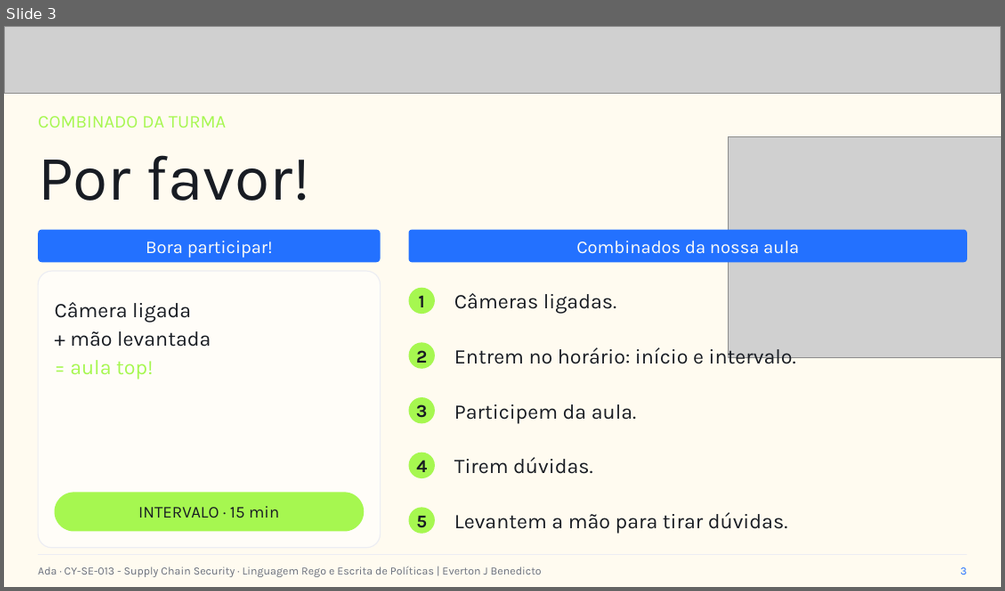
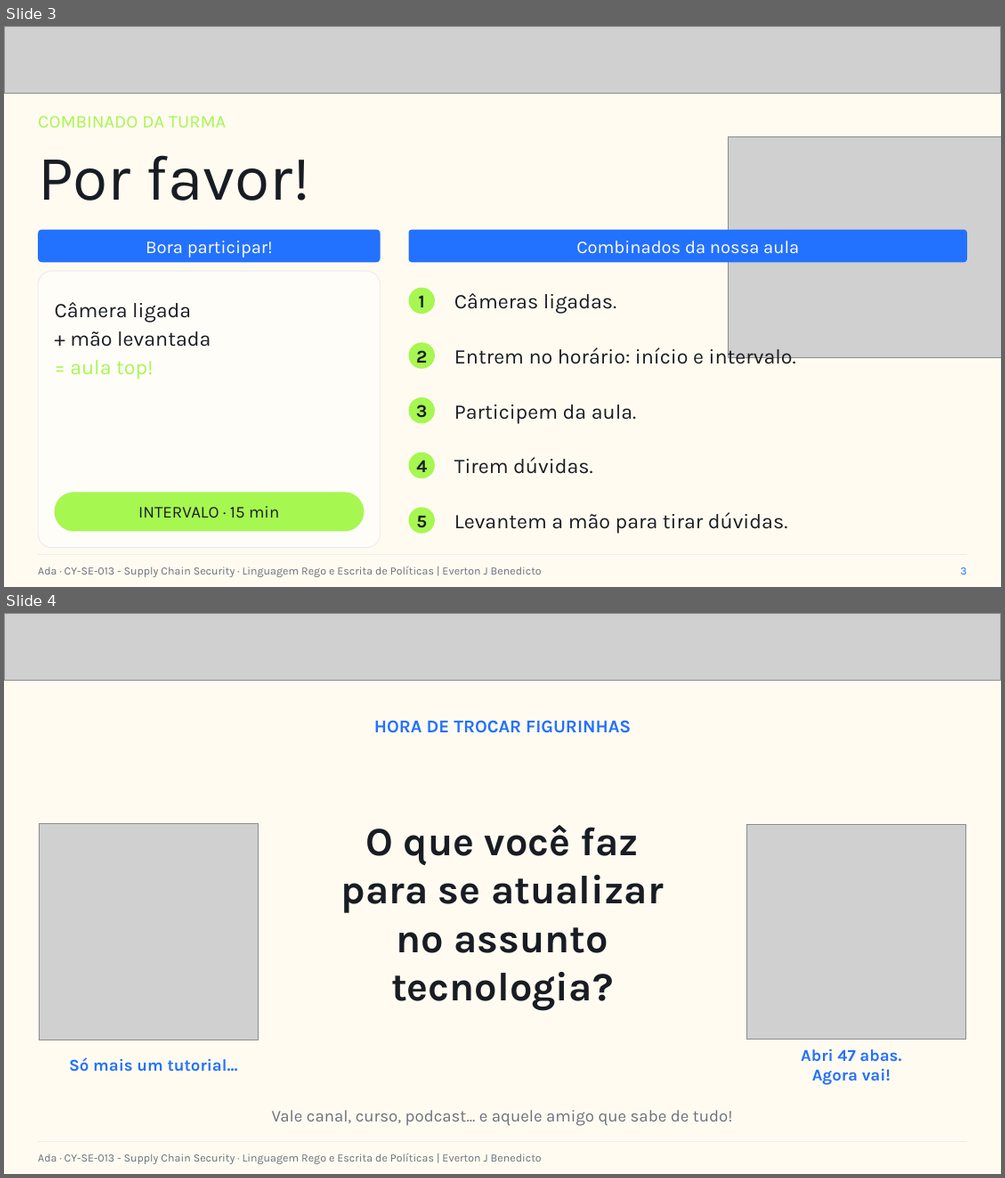
Before and after one commit to everton-dev/AdaTech.Aulas, a slide deck: CY-SE-013 - Supply Chain Security/slides/Aula_02_Linguagem_Rego_e_Escrita_de_Politicas.pptx. Shown one above the other, each under a label of ours: slide 3 before the commit, slides 3 and 4 after it. The pictures are 1005x591 and 1005x1178 pixels, drawn with LibreOffice and Linux fonts; fonts in the diff are those of the drawing; grey boxes stand for pictures. Boxes give left, top, right and bottom in pixels: in the first picture for what was removed or moved away, otherwise in the second. Text is boxed around its words. In the diff, an @@ line names an element or a change of style, - is before the commit and + after.

```diff
--- a/CY-SE-013 - Supply Chain Security/slides/Aula_02_Linguagem_Rego_e_Escrita_de_Politicas.pptx
+++ b/CY-SE-013 - Supply Chain Security/slides/Aula_02_Linguagem_Rego_e_Escrita_de_Politicas.pptx
@@ slide 4 added at (4, 613, 1001, 1174), background #FFFBF0 @@
@@ picture added at (4, 613, 1001, 680) @@
@@ text added at (374, 720, 631, 733), 13 pt, text #2371FF, bold @@
+HORA DE TROCAR FIGURINHAS
@@ picture added at (39, 824, 259, 1040) @@
@@ text added at (341, 825, 663, 1011), 29 pt, text #181C23, bold @@
+O que você faz
+para se atualizar
+no assunto
+tecnologia?
@@ picture added at (746, 824, 966, 1038) @@
@@ text added at (69, 1057, 238, 1071), 12 pt, text #2371FF, bold @@
+Só mais um tutorial...
@@ text added at (801, 1048, 901, 1085), 12 pt, text #2371FF, bold @@
+Abri 47 abas.
+Agora vai!
@@ text added at (272, 1110, 733, 1126), 12 pt, text #6A707D @@
+Vale canal, curso, podcast... e aquele amigo que sabe de tudo!
@@ rectangle added at (38, 1142, 967, 1143), fill #ECEDF3 @@
@@ text added at (38, 1153, 542, 1164), 8 pt, text #6A707D @@
+Ada · CY-SE-013 - Supply Chain Security · Linguagem Rego e Escrita de Políticas | Everton J Benedicto
```
Also in this commit, not shown: 1 slide changed, 2 other slides added, 10 other files.
